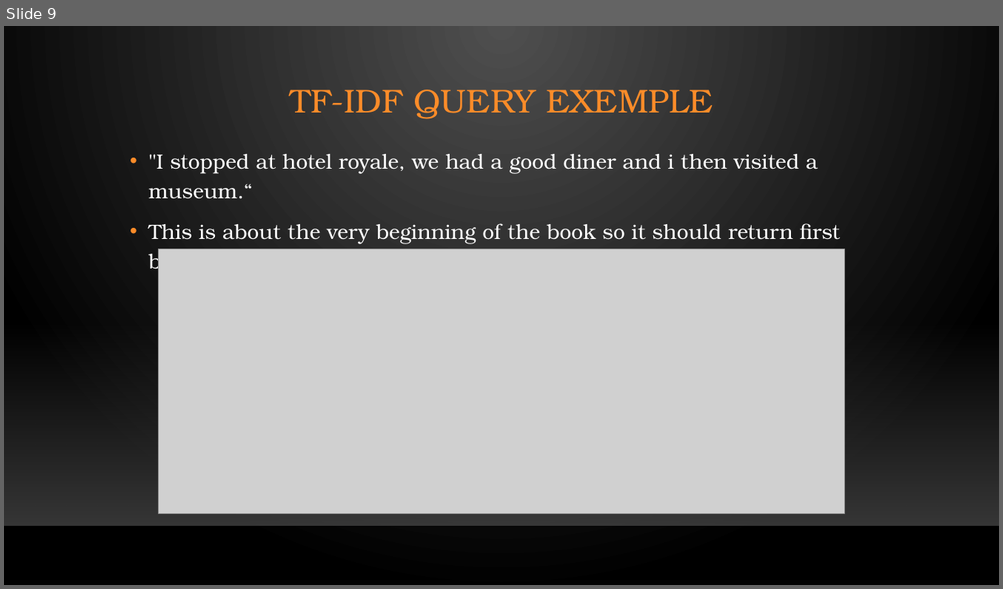
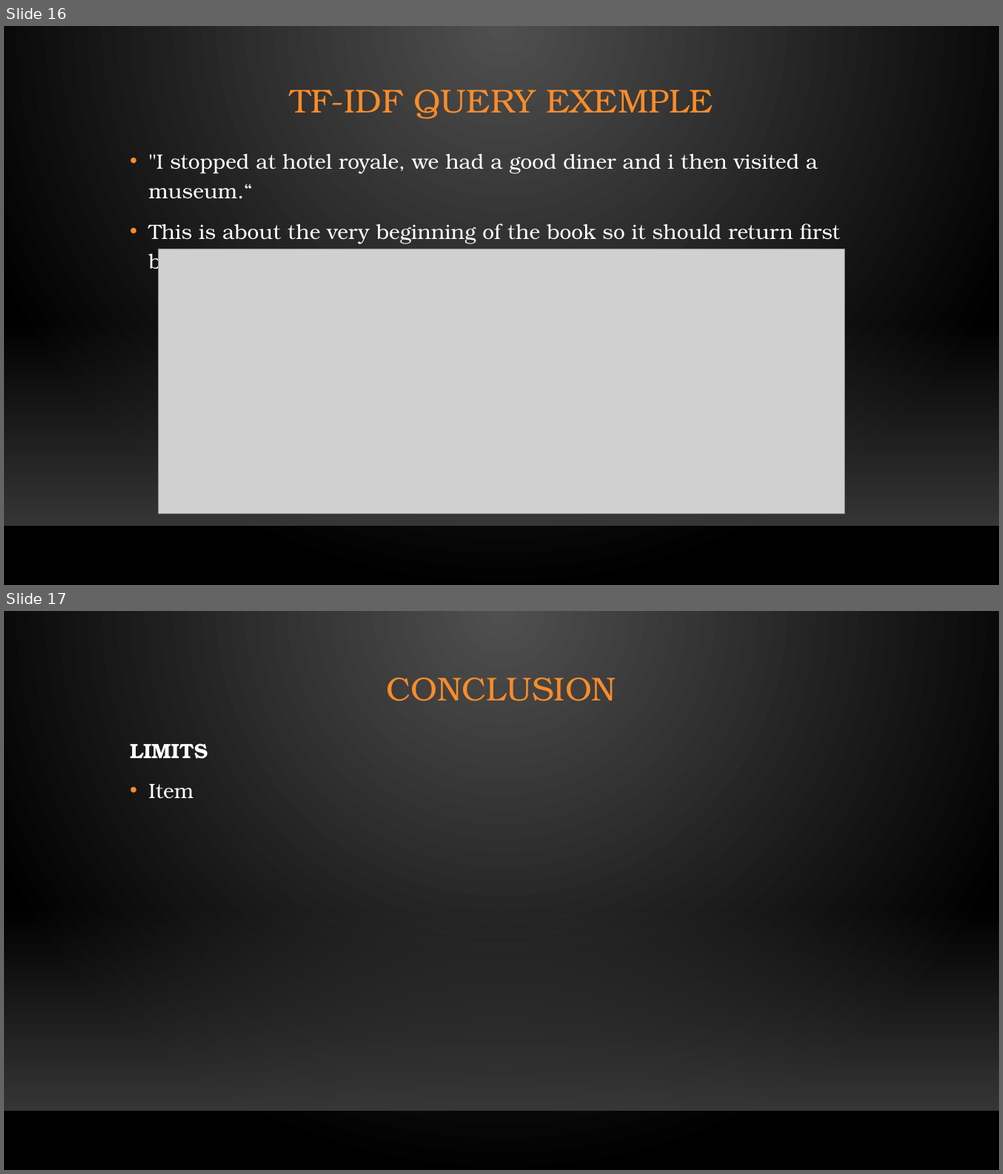
Before and after one commit to Lledune/DS-Project-Dracula, a slide deck: Understanding Dracula.pptx. Shown one above the other, each under a label of ours: slide 9 before the commit, slides 16 and 17 after it. The pictures are 1003x589 and 1003x1174 pixels, drawn with LibreOffice and Linux fonts; fonts in the diff are those of the drawing; grey boxes stand for pictures; background and template pictures are left out. Boxes give left, top, right and bottom in pixels: in the first picture for what was removed or moved away, otherwise in the second. Text is boxed around its words. In the diff, an @@ line names an element or a change of style, - is before the commit and + after.

Commit message:
Quasi fini ppt !
Manque que la conclusion

```diff
--- a/Understanding Dracula.pptx
+++ b/Understanding Dracula.pptx
@@ slide 17 added at bbox=[4, 611, 999, 1170], background gradient #505050 to #000000; not listed: 2 template elements that a slide beside it also shows @@
@@ title added at bbox=[387, 678, 616, 701], 32 pt, text #FB8C29 @@
+CONCLUSION
@@ text added at bbox=[130, 743, 208, 799], 20 pt, text #FFFFFF, bold @@
+LIMITS
+• Item
@@ what was slide 9 is now slide 16 @@
```
Also in this commit, not shown: 8 other slides added, 1 slide removed, 2 other files.
